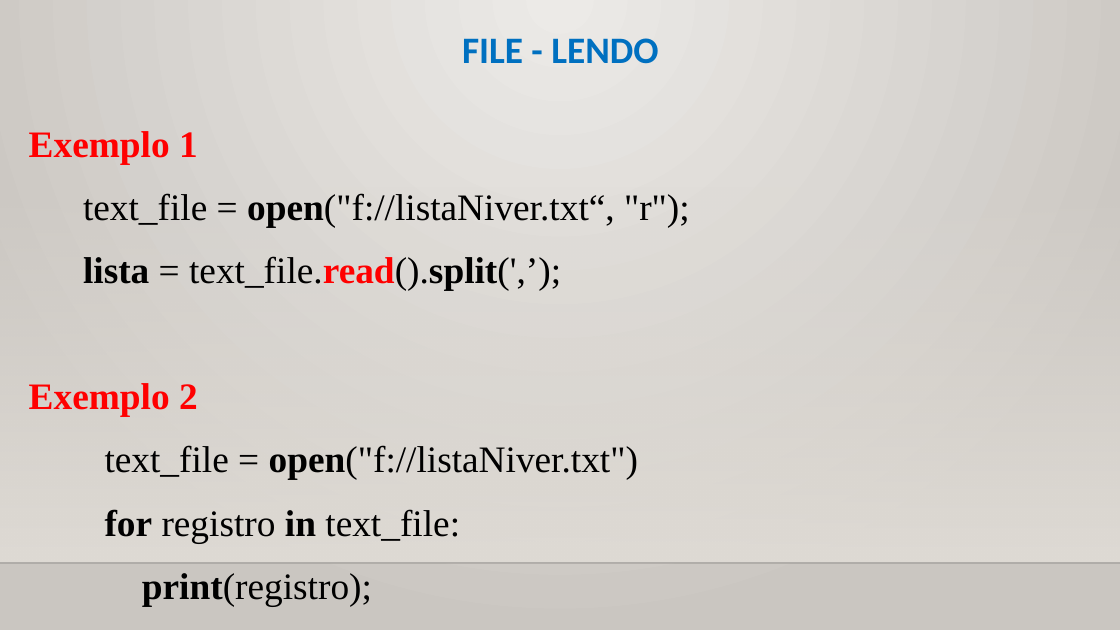
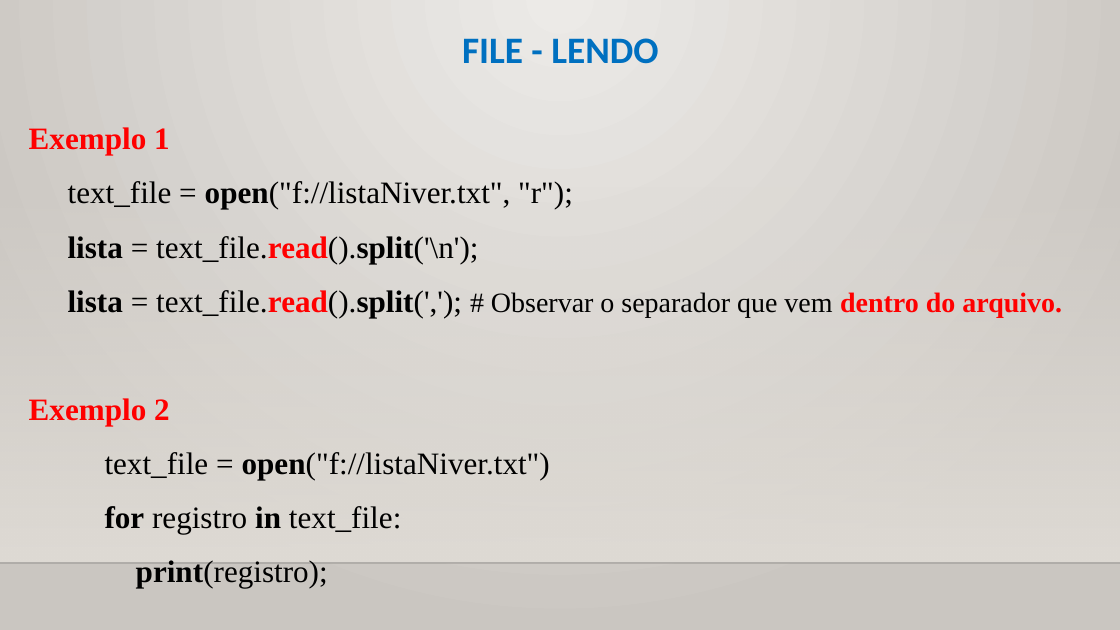
Before and after one commit to CloudEducationBrazil/WydenUniRuyPythonRAD, a slide deck: slide 22 of 01 Classes/Aula 10 RAD Python - Arquivos e JSON.pptx. Drawn at 1120x630 pixels with LibreOffice and Linux fonts; fonts in the diff are those of the drawing; background and template pictures are left out. Boxes give left, top, right and bottom in pixels: in the first picture for what was removed or moved away, otherwise in the second. Text is boxed around its words. In the diff, an @@ line names an element or a change of style, - is before the commit and + after.

```diff
--- a/01 Classes/Aula 10 RAD Python - Arquivos e JSON.pptx
+++ b/01 Classes/Aula 10 RAD Python - Arquivos e JSON.pptx
@@ text at bbox=[29, 127, 550, 588]: size 24 to 20 pt in "Exemplo 1", "Exemplo 2", "text_file = open("f://listaNiver.txt")", "for registro in text_file:" and 1 more places @@
@@ text at bbox=[68, 181, 1062, 317]: text changed; size 24 to 20 pt @@
-    text_file = open("f://listaNiver.txt“, "r");
-    lista = text_file.read().split(',’);
+  text_file = open("f://listaNiver.txt", "r");
+lista = text_file.read().split('\n');
+lista = text_file.read().split(','); # Observar o separador que vem dentro do arquivo.
```
Also in this commit, not shown: 2 other slides changed, 22 other files.
